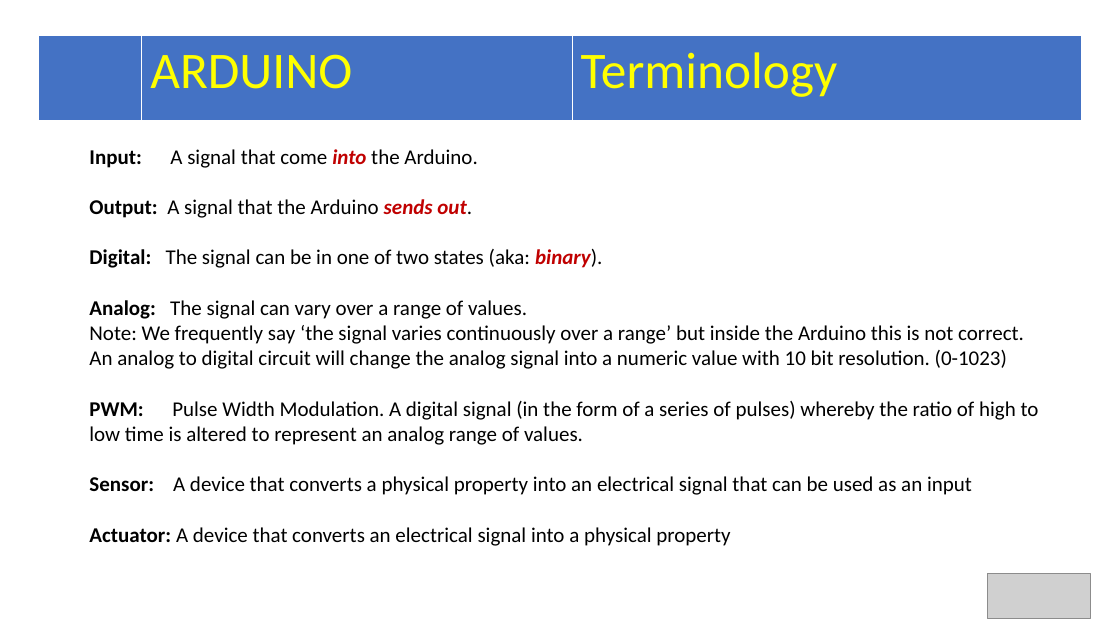
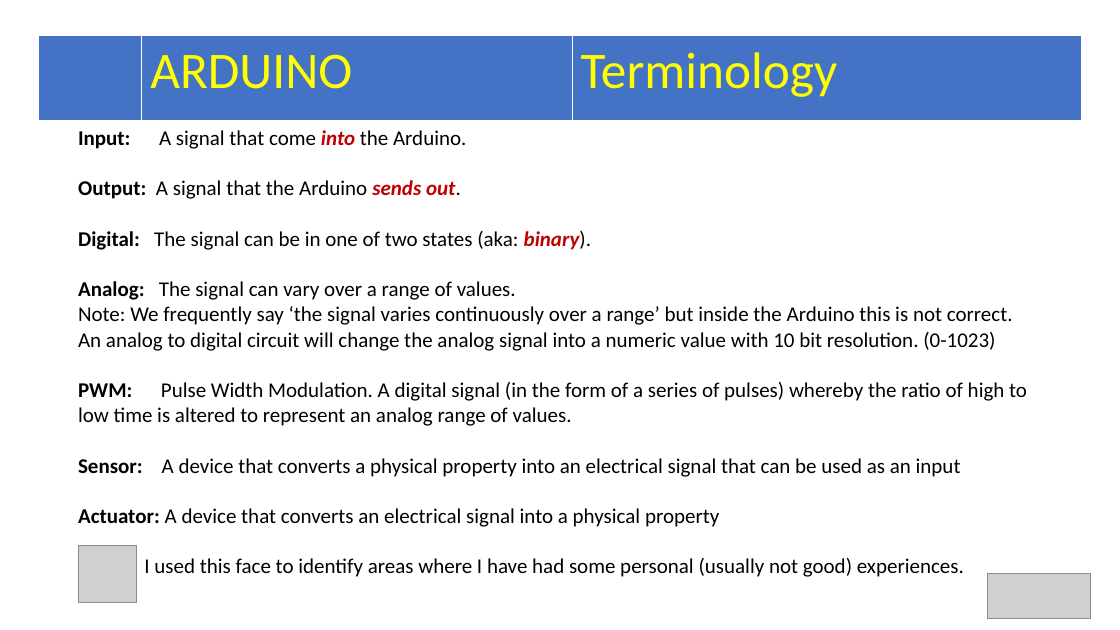
Before and after one commit to Alan-Lomax/MERG-SIG-Presentations, a slide deck: slide 3 of Arduino IO Compendium.pptx. Drawn at 1120x630 pixels with LibreOffice and Linux fonts; fonts in the diff are those of the drawing; grey boxes stand for pictures. Boxes give left, top, right and bottom in pixels: in the first picture for what was removed or moved away, otherwise in the second. Text is boxed around its words. In the diff, an @@ line names an element or a change of style, - is before the commit and + after.

```diff
--- a/Arduino IO Compendium.pptx
+++ b/Arduino IO Compendium.pptx
@@ text "Input: A signal that come ...": place and size @@
-text "Input: A signal that come ..." at [89, 149, 1039, 546]
+text "Input: A signal that come ..." at [78, 130, 1027, 577]
@@ picture added at [79, 545, 137, 603] @@
@@ text at [144, 558, 964, 577]: paragraph added @@
+I used this face to identify areas where I have had some personal (usually not good) experiences.
```
Also in this commit, not shown: 2 other slides changed, 1 slide added.
